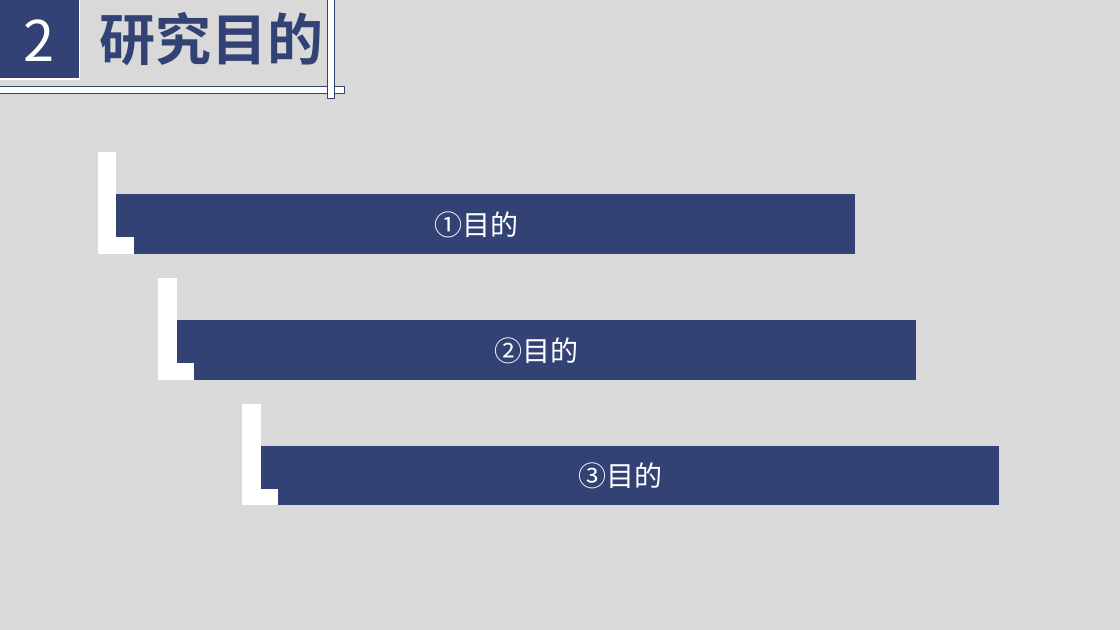
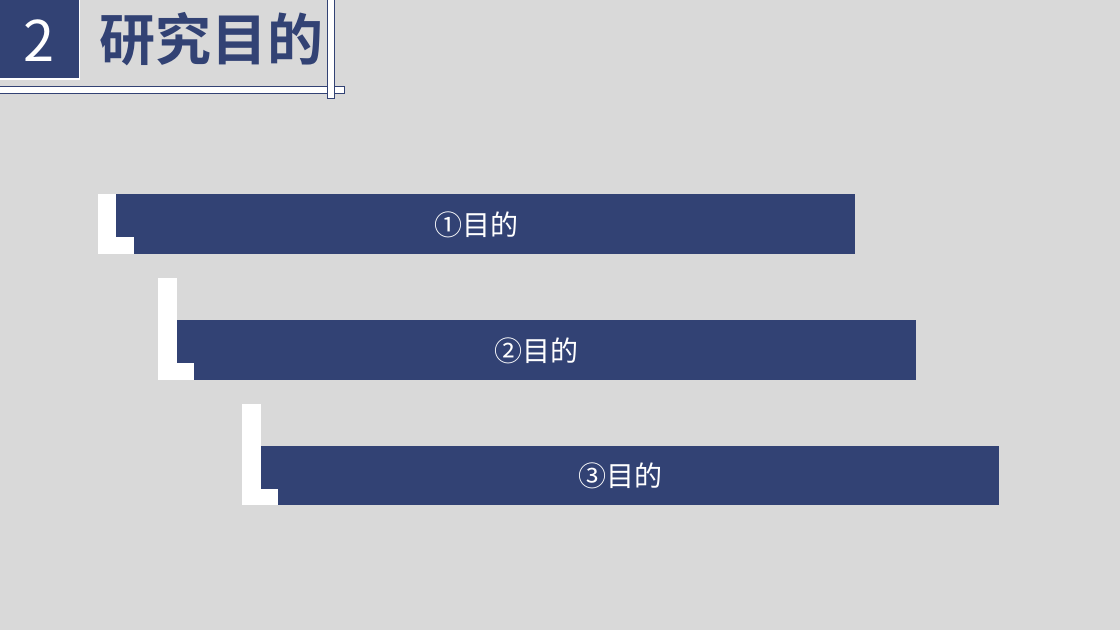
Before and after one commit to Florenz0707/AlgorithmProject, a slide deck: slide 21 of 3023244222-1-3/reports/introduction.pptx (slide 6 before the commit). Drawn at 1120x630 pixels with LibreOffice and Linux fonts; fonts in the diff are those of the drawing. Boxes give left, top, right and bottom in pixels: in the first picture for what was removed or moved away, otherwise in the second. Text is boxed around its words. In the diff, an @@ line names an element or a change of style, - is before the commit and + after.

```diff
--- a/3023244222-1-3/reports/introduction.pptx
+++ b/3023244222-1-3/reports/introduction.pptx
@@ corner: place and size @@
-corner at [98,153,134,254]
+corner at [98,195,134,254]
@@ corner at [98,195,134,254]: proportions changed @@
```
Also in this commit, not shown: 1 other slide changed, 17 slides added, 3 slides removed, 2 other files.
